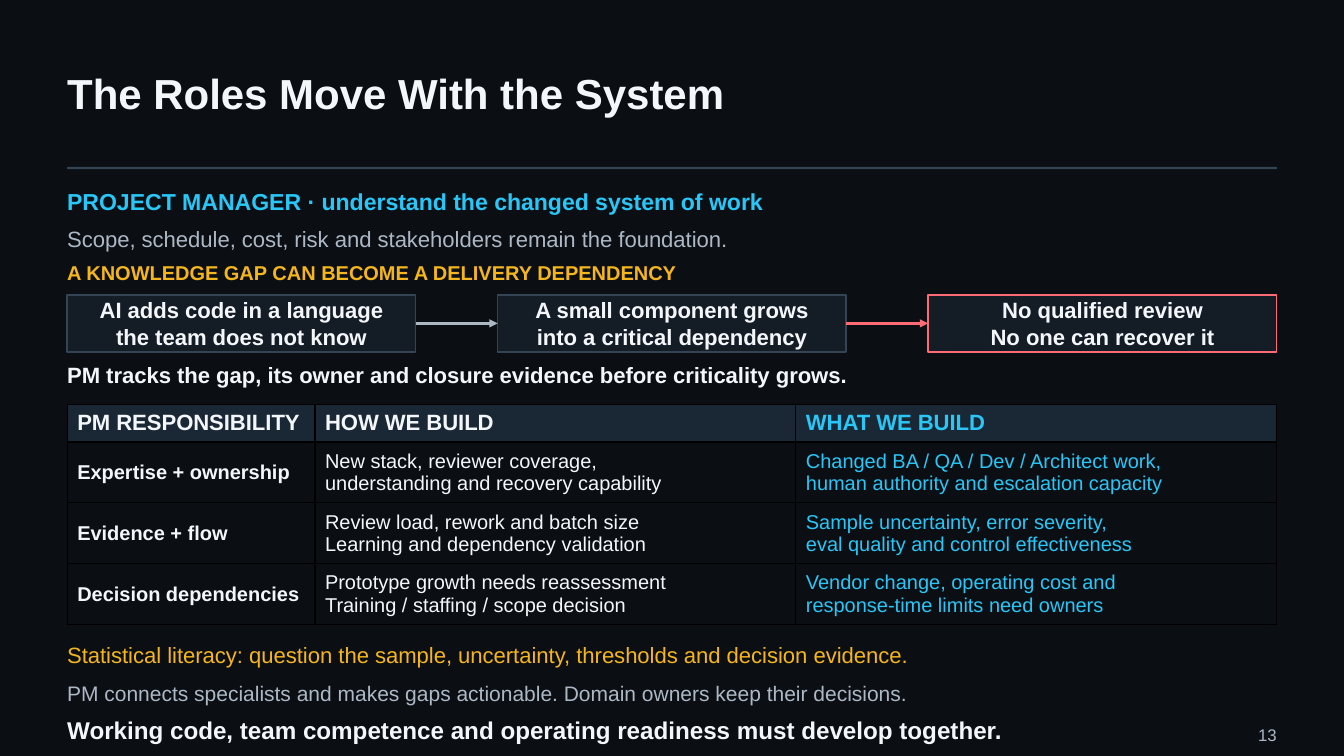
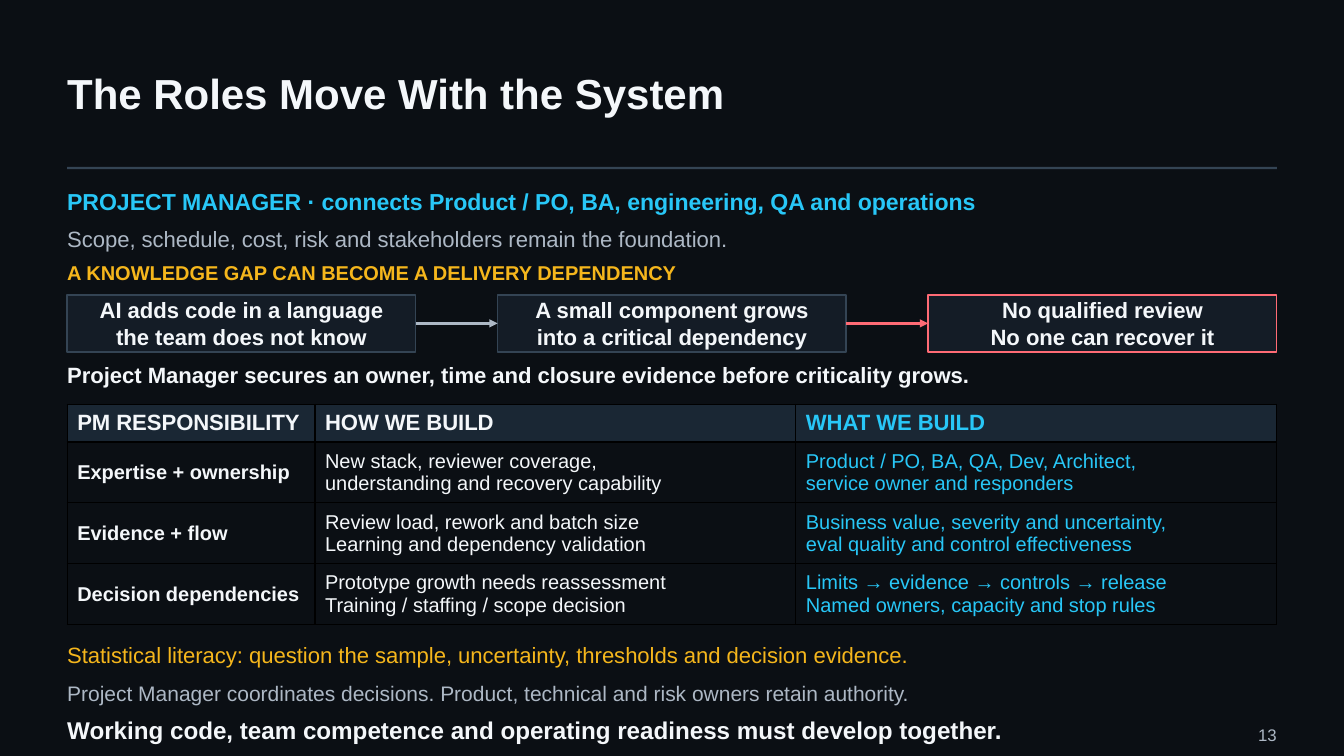
Before and after one commit to UncertaintyArchitectureGroup/uncertainty-architecture, a slide deck: slide 13 of assets/presentations/pmday-2026/ai-changes-both-sides.pptx. Drawn at 1344x756 pixels with LibreOffice and Linux fonts; fonts in the diff are those of the drawing. Boxes give left, top, right and bottom in pixels: in the first picture for what was removed or moved away, otherwise in the second. Text is boxed around its words. In the diff, an @@ line names an element or a change of style, - is before the commit and + after.

```diff
--- a/assets/presentations/pmday-2026/ai-changes-both-sides.pptx
+++ b/assets/presentations/pmday-2026/ai-changes-both-sides.pptx
@@ text at (67,193,976,215): text changed @@
-PROJECT MANAGER · understand the changed system of work
+PROJECT MANAGER · connects Product / PO, BA, engineering, QA and operations
@@ text at (67,367,969,388): text changed @@
-PM tracks the gap, its owner and closure evidence before criticality grows.
+Project Manager secures an owner, time and closure evidence before criticality grows.
@@ table at (68,404,1277,625) @@
-row 2, column 3: Changed BA / QA / Dev / Architect work, / human authority and escalation capacity
+row 2, column 3: Product / PO, BA, QA, Dev, Architect, / service owner and responders
-row 3, column 3: Sample uncertainty, error severity, / eval quality and control effectiveness
+row 3, column 3: Business value, severity and uncertainty, / eval quality and control effectiveness
-row 4, column 3: Vendor change, operating cost and / response-time limits need owners
+row 4, column 3: Limits → evidence → controls → release / Named owners, capacity and stop rules
@@ text at (67,686,909,705): text changed @@
-PM connects specialists and makes gaps actionable. Domain owners keep their decisions.
+Project Manager coordinates decisions. Product, technical and risk owners retain authority.
```
Also in this commit, not shown: 6 other slides changed, 8 other files.
